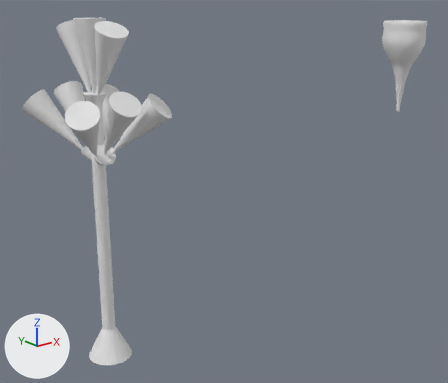
The Blender file Ufo-ogrodnik/Assets/Models/plant1.blend, before and after one commit.
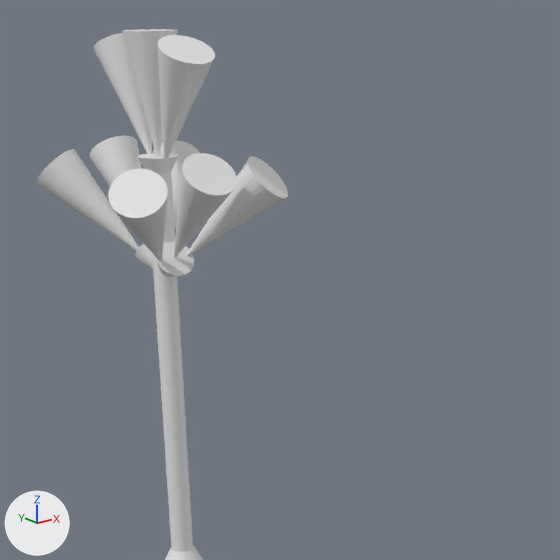
The first picture shows the older version from a camera (50 mm lens) standing at (-11.9, -23.4, 16.0) and looking at (3.6, -4.1, 8.3). The close-ups show both versions on the part from 0% to 75% of the width and 0% to 87% of the height of that picture; other places that the commit changed are outside them. The axes (+X, +Y, +Z) are drawn at lower left. The lights are the same throughout.

The scene before the commit, as lines of its bpy script (objects in view):
```python
ob_lodyga = bpy.data.objects.new('lodyga', me_cylinder)
ob_lodyga.location = (0.0, 0.0, 6.53)
ob_lodyga.scale = (0.298, 0.298, 5.38)
ob_platek_l_l = bpy.data.objects.new('Platek L L', me_cone_011)
ob_platek_l_l.location = (-1.0, -1.36, 10.71)
ob_platek_l_l.rotation_euler = (0.751, 3.484, 2.838)  # degrees (43, 200, 163)
ob_platek_l_l.scale = (1.6, 1.6, 1.6)
ob_platek_l_r = bpy.data.objects.new('Platek L R', me_cone_012)
ob_platek_l_r.location = (1.0, -1.36, 10.71)
ob_platek_l_r.rotation_euler = (-0.755, 3.497, 0.317)  # degrees (-43, 200, 18)
ob_platek_l_r.scale = (1.6, 1.6, 1.6)
ob_platek_l_s = bpy.data.objects.new('Platek L S', me_cone_010)
ob_platek_l_s.location = (0.0, -1.49, 10.87)
ob_platek_l_s.rotation_euler = (0.0, 2.443, 1.571)  # degrees (0, 140, 90)
ob_platek_l_s.scale = (1.6, 1.6, 1.6)
ob_platek_r_r = bpy.data.objects.new('Platek R R', me_cone_008)
ob_platek_r_r.location = (-1.0, 1.36, 10.71)
ob_platek_r_r.rotation_euler = (-0.751, 3.484, 3.445)  # degrees (-43, 200, 197)
ob_platek_r_r.scale = (1.6, 1.6, 1.6)
ob_platek_r_s = bpy.data.objects.new('Platek R S', me_cone_007)
ob_platek_r_s.location = (0.0, 1.49, 10.87)
ob_platek_r_s.rotation_euler = (0.0, 3.84, 1.571)  # degrees (0, 220, 90)
ob_platek_r_s.scale = (1.6, 1.6, 1.6)
ob_platek_s_l = bpy.data.objects.new('Platek S L', me_cone_006)
ob_platek_s_l.location = (0.0, -1.0, 13.4)
ob_platek_s_l.rotation_euler = (0.0, 3.613, -1.571)  # degrees (0, 207, -90)
ob_platek_s_l.scale = (1.6, 1.6, 1.6)
ob_platek_s_r = bpy.data.objects.new('Platek S R', me_cone_005)
ob_platek_s_r.location = (0.0, 1.0, 13.4)
ob_platek_s_r.rotation_euler = (0.0, 3.595, 1.571)  # degrees (0, 206, 90)
ob_platek_s_r.scale = (1.6, 1.6, 1.6)
ob_platek_s_s = bpy.data.objects.new('Platek S S', me_cone_004)
ob_platek_s_s.location = (0.0, 0.0, 13.6)
ob_platek_s_s.rotation_euler = (0.0, 3.142, 0.0)  # degrees (0, 180, 0)
ob_platek_s_s.scale = (1.6, 1.6, 1.6)
# also in view: 'Platek R L' at (1.3, 1.6, 11.0); 'pods. boczna L' at (0.0, -0.4, 9.6)
```
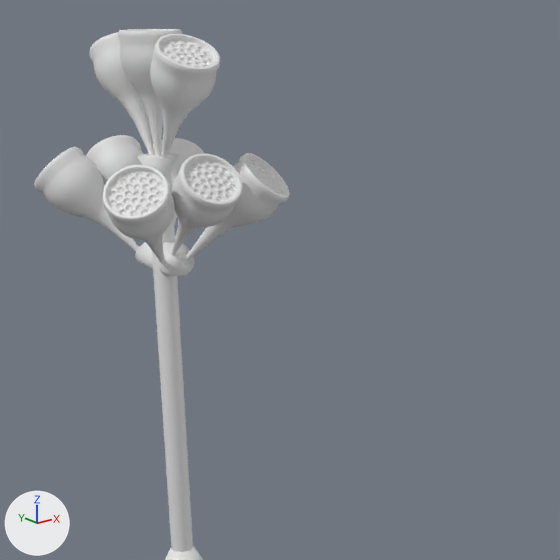
Changed parts and their boxes (x1, y1, x2, y2) in the close-ups (560 x 560 px):
'Platek S L', reshaped, turned
    before: (158, 35, 215, 158)
    after: (150, 34, 220, 158)
'Platek L S', reshaped, turned
    before: (173, 153, 237, 258)
    after: (170, 153, 243, 255)
'Platek L L', reshaped, turned
    before: (108, 169, 168, 261)
    after: (103, 165, 175, 264)
'Platek R R', reshaped
    before: (36, 149, 139, 250)
    after: (34, 147, 139, 252)
'Platek L R', reshaped, turned
    before: (186, 157, 288, 256)
    after: (186, 153, 290, 259)
'Platek S S', reshaped (14% wider)
    before: (122, 29, 178, 156)
    after: (118, 29, 182, 156)
'Platek S R', reshaped, turned
    before: (94, 33, 152, 154)
    after: (89, 32, 155, 155)
'Platek R S', reshaped, turned
    before: (90, 135, 142, 187)
    after: (86, 135, 143, 184)
part 1 of me_cone_004, added
    after: (118, 29, 182, 156)
part 3 of me_cone_005, added
    after: (89, 32, 155, 155)
part 5 of me_cone_006, added
    after: (150, 34, 220, 158)
part 7 of me_cone_007, added
    after: (86, 135, 143, 184)
part 9 of me_cone_010, added
    after: (170, 153, 243, 255)
part 11 of me_cone_011, added
    after: (103, 165, 175, 264)
part 13 of me_cone_012, added
    after: (186, 153, 290, 259)
part 15 of me_cone_008, added
    after: (34, 147, 139, 252)

What changed in the scene script:
```text
Change me_cone_004:
    used by ob_platek_s_s; location = (0.0, 0.0, 13.6); rotation_euler = (0.0, 3.142, 0.0), in degrees (0, 180, 0); scale = (1.6, 1.6, 1.6)
    remove me_cone_004.from_pydata(...)  # 33 vertices, 33 faces; spans x -0.41..0.41, y -0.41..0.41, z -1.0..1.0
    add me_cone_004.from_pydata(...)  # 4371 vertices, 3931 faces; spans x -0.47..0.47, y -0.47..0.47, z -1.0..1.0
    me_cone_004 part 1: 4338 vertices added at x -0.47..0.47, y -0.47..0.47, z -1.0..0.99
    me_cone_004 part 2: the surface is now shaded smooth
Change me_cone_005:
    used by ob_platek_s_r; location = (0.0, 1.0, 13.4); rotation_euler = (0.0, 3.595, 1.571), in degrees (0, 206, 90); scale = (1.6, 1.6, 1.6)
    remove me_cone_005.from_pydata(...)  # 33 vertices, 33 faces; spans x -0.41..0.41, y -0.41..0.41, z -1.0..1.0
    add me_cone_005.from_pydata(...)  # 4371 vertices, 3931 faces; spans x -0.47..0.47, y -0.47..0.47, z -1.0..1.0
    me_cone_005 part 3: 4338 vertices added at x -0.47..0.47, y -0.47..0.47, z -1.0..0.99
    me_cone_005 part 4: the surface is now shaded smooth
Change me_cone_006:
    used by ob_platek_s_l; location = (0.0, -1.0, 13.4); rotation_euler = (0.0, 3.613, -1.571), in degrees (0, 207, -90); scale = (1.6, 1.6, 1.6)
    remove me_cone_006.from_pydata(...)  # 33 vertices, 33 faces; spans x -0.41..0.41, y -0.41..0.41, z -1.0..1.0
    add me_cone_006.from_pydata(...)  # 4371 vertices, 3931 faces; spans x -0.47..0.47, y -0.47..0.47, z -1.0..1.0
    me_cone_006 part 5: 4338 vertices added at x -0.47..0.47, y -0.47..0.47, z -1.0..0.99
    me_cone_006 part 6: the surface is now shaded smooth
Change me_cone_007:
    used by ob_platek_r_s; location = (0.0, 1.49, 10.87); rotation_euler = (0.0, 3.84, 1.571), in degrees (0, 220, 90); scale = (1.6, 1.6, 1.6)
    remove me_cone_007.from_pydata(...)  # 33 vertices, 33 faces; spans x -0.41..0.41, y -0.41..0.41, z -1.0..1.0
    add me_cone_007.from_pydata(...)  # 4371 vertices, 3931 faces; spans x -0.47..0.47, y -0.47..0.47, z -1.0..1.0
    me_cone_007 part 7: 4338 vertices added at x -0.47..0.47, y -0.47..0.47, z -1.0..0.99
    me_cone_007 part 8: the surface is now shaded smooth
Change me_cone_008:
    used by ob_platek_r_r; location = (-1.0, 1.36, 10.71); rotation_euler = (-0.751, 3.484, 3.445), in degrees (-43, 200, 197); scale = (1.6, 1.6, 1.6)
    remove me_cone_008.from_pydata(...)  # 33 vertices, 33 faces; spans x -0.41..0.41, y -0.41..0.41, z -1.0..1.0
    add me_cone_008.from_pydata(...)  # 4371 vertices, 3931 faces; spans x -0.47..0.47, y -0.47..0.47, z -1.0..1.0
    me_cone_008 part 15: 4338 vertices added at x -0.47..0.47, y -0.47..0.47, z -1.0..0.99
    me_cone_008 part 16: the surface is now shaded smooth
Change me_cone_010:
    used by ob_platek_l_s; location = (0.0, -1.49, 10.87); rotation_euler = (0.0, 2.443, 1.571), in degrees (0, 140, 90); scale = (1.6, 1.6, 1.6)
    remove me_cone_010.from_pydata(...)  # 33 vertices, 33 faces; spans x -0.41..0.41, y -0.41..0.41, z -1.0..1.0
    add me_cone_010.from_pydata(...)  # 4371 vertices, 3931 faces; spans x -0.47..0.47, y -0.47..0.47, z -1.0..1.0
    me_cone_010 part 9: 4338 vertices added at x -0.47..0.47, y -0.47..0.47, z -1.0..0.99
    me_cone_010 part 10: the surface is now shaded smooth
Change me_cone_011:
    used by ob_platek_l_l; location = (-1.0, -1.36, 10.71); rotation_euler = (0.751, 3.484, 2.838), in degrees (43, 200, 163); scale = (1.6, 1.6, 1.6)
    remove me_cone_011.from_pydata(...)  # 33 vertices, 33 faces; spans x -0.41..0.41, y -0.41..0.41, z -1.0..1.0
    add me_cone_011.from_pydata(...)  # 4371 vertices, 3931 faces; spans x -0.47..0.47, y -0.47..0.47, z -1.0..1.0
    me_cone_011 part 11: 4338 vertices added at x -0.47..0.47, y -0.47..0.47, z -1.0..0.99
    me_cone_011 part 12: the surface is now shaded smooth
Change me_cone_012:
    used by ob_platek_l_r; location = (1.0, -1.36, 10.71); rotation_euler = (-0.755, 3.497, 0.317), in degrees (-43, 200, 18); scale = (1.6, 1.6, 1.6)
    remove me_cone_012.from_pydata(...)  # 33 vertices, 33 faces; spans x -0.41..0.41, y -0.41..0.41, z -1.0..1.0
    add me_cone_012.from_pydata(...)  # 4371 vertices, 3931 faces; spans x -0.47..0.47, y -0.47..0.47, z -1.0..1.0
    me_cone_012 part 13: 4338 vertices added at x -0.47..0.47, y -0.47..0.47, z -1.0..0.99
    me_cone_012 part 14: the surface is now shaded smooth
Change ob_platek_s_r:
    ob_platek_s_r.rotation_euler: (0.0, 3.595, 1.571) -> (-0.524, 3.142, 3.142)  # degrees (0, 206, 90) -> degrees (-30, 180, 180)
Change ob_platek_s_l:
    ob_platek_s_l.rotation_euler: (0.0, 3.613, -1.571) -> (-0.524, 3.142, 0.0)  # degrees (0, 207, -90) -> degrees (-30, 180, 0)
Change ob_platek_r_s:
    ob_platek_r_s.rotation_euler: (0.0, 3.84, 1.571) -> (0.785, 3.142, 0.0)  # degrees (0, 220, 90) -> degrees (45, 180, 0)
Change ob_platek_l_s:
    ob_platek_l_s.rotation_euler: (0.0, 2.443, 1.571) -> (-0.785, 3.142, 0.0)  # degrees (0, 140, 90) -> degrees (-45, 180, 0)
Change ob_platek_l_l:
    ob_platek_l_l.rotation_euler: (0.751, 3.484, 2.838) -> (-0.785, 3.142, -0.698)  # degrees (43, 200, 163) -> degrees (-45, 180, -40)
Change ob_platek_l_r:
    ob_platek_l_r.rotation_euler: (-0.755, 3.497, 0.317) -> (-0.785, 3.142, 0.698)  # degrees (-43, 200, 18) -> degrees (-45, 180, 40)
```
